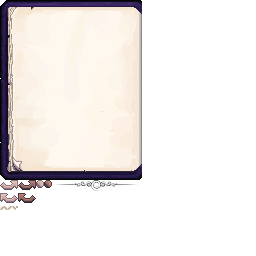
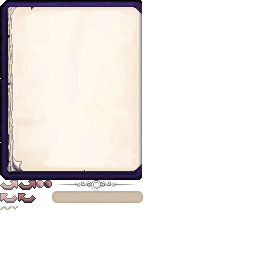
The second 256 × 256 image is a revision of the first. Changes to its layers:
added layer "hr_text" above "Layer 1" over <box>52,191,143,203</box>
